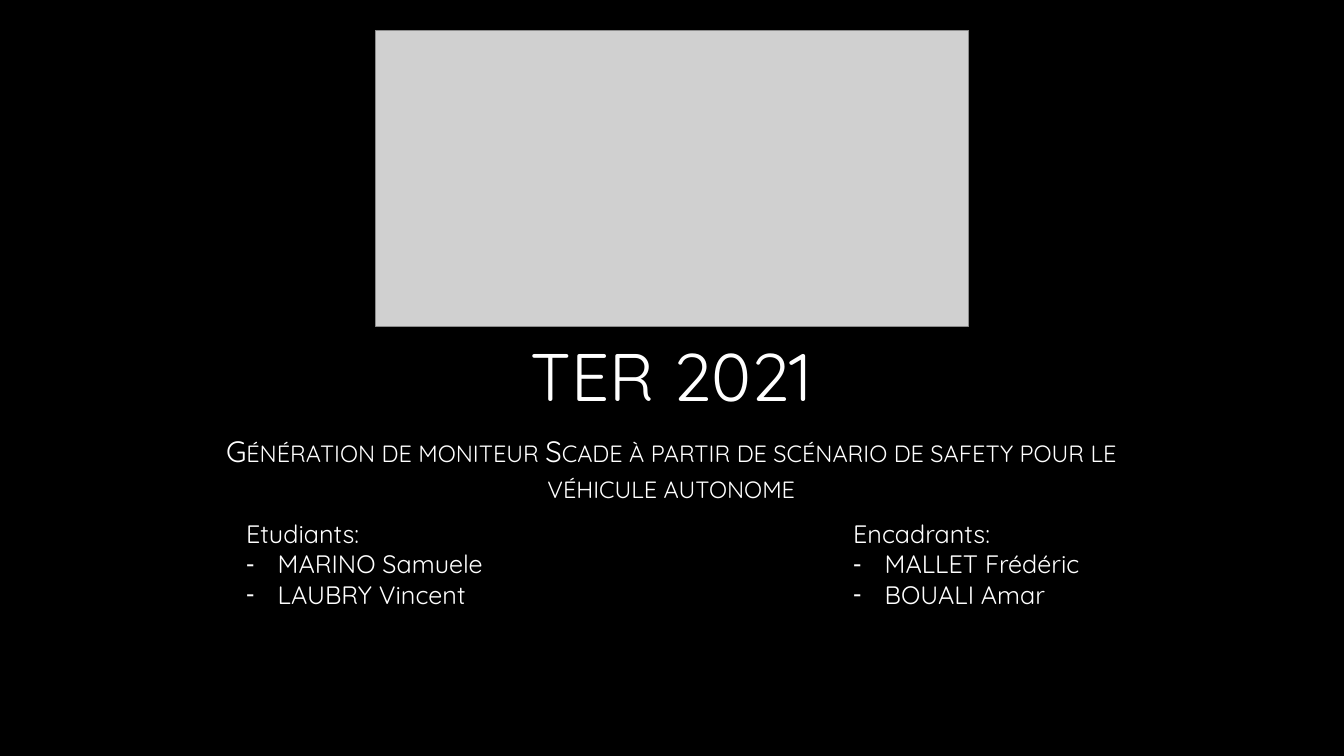
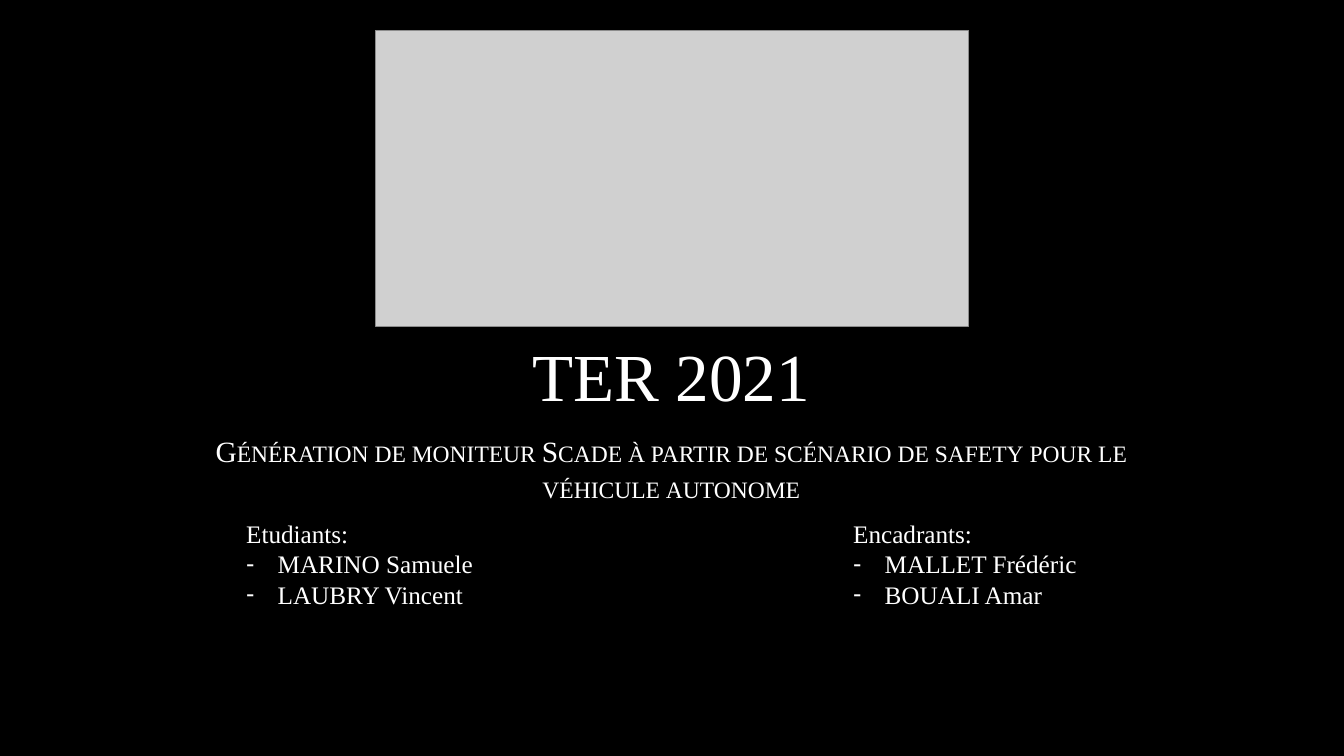
Before and after one commit to Viince06/TER_Safety_ADAVEC, a slide deck: slide 1 of TERS2 Suivi.pptx. Drawn at 1344x756 pixels with LibreOffice and Linux fonts; fonts in the diff are those of the drawing; grey boxes stand for pictures; background and template pictures are left out. Boxes give left, top, right and bottom in pixels: in the first picture for what was removed or moved away, otherwise in the second. Text is boxed around its words. In the diff, an @@ line names an element or a change of style, - is before the commit and + after.

```diff
--- a/TERS2 Suivi.pptx
+++ b/TERS2 Suivi.pptx
@@ font Quicksand to Times New Roman in 4 elements at [532, 356, 810, 402], [375, 444, 1127, 499], [246, 525, 473, 605], [853, 525, 1077, 605] @@
```
Also in this commit, not shown: 2 other slides changed.
